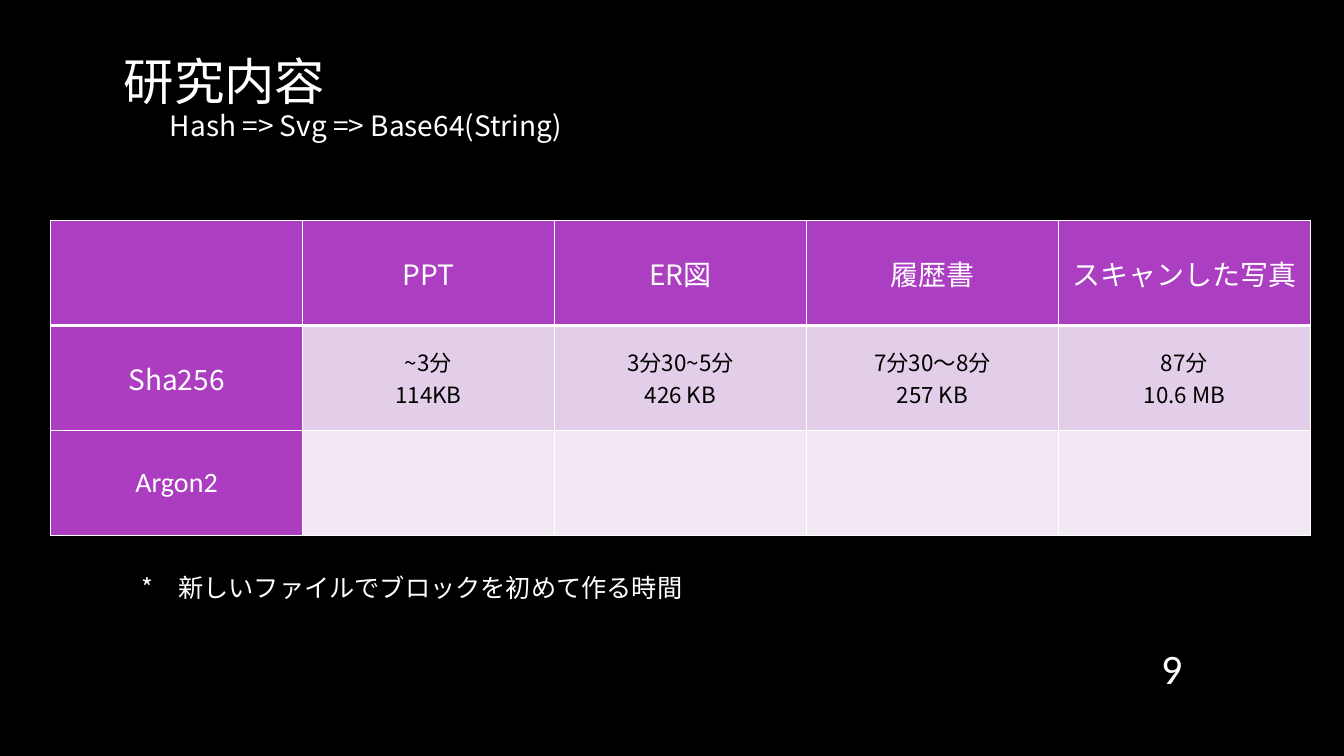
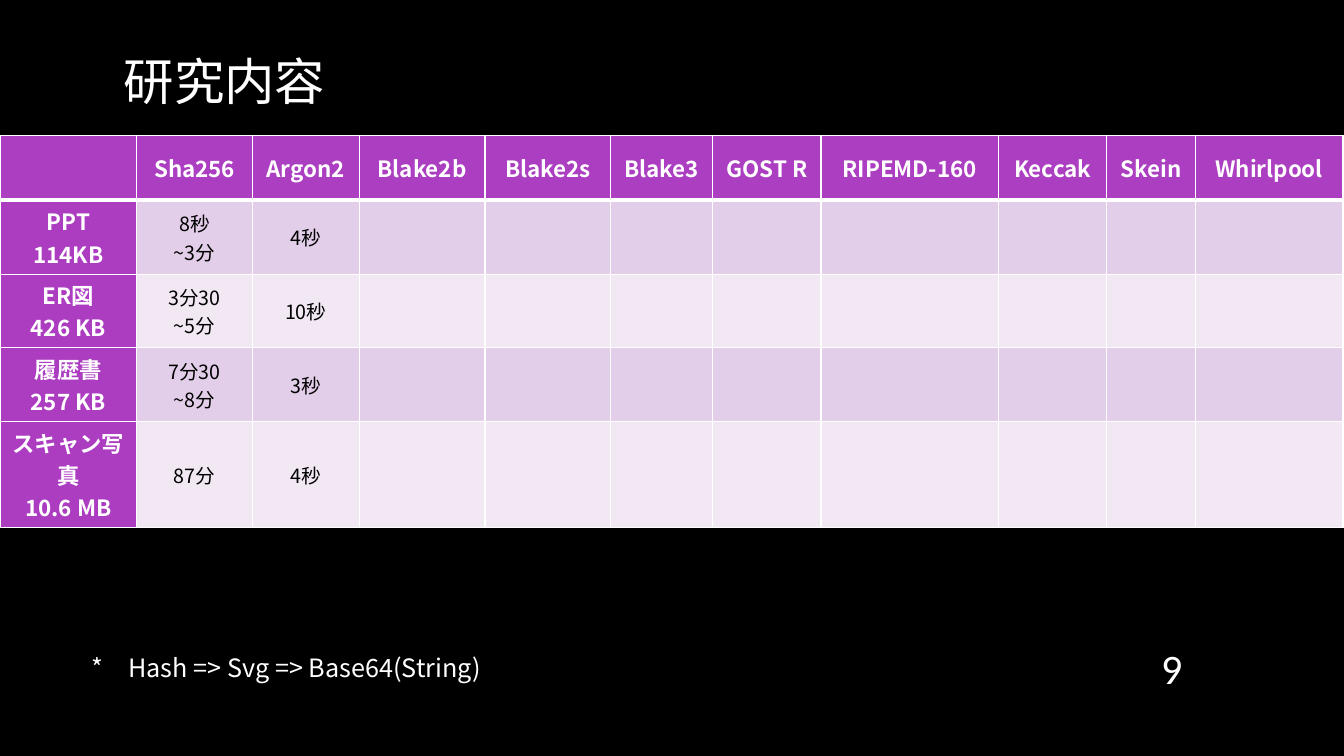
Before and after one commit to cyrusmanosa/Ecc-Year-3, a slide deck: slide 9 of Y3-Sem2/ITゼミ演習II/2024年度_12月報告会_Sk3a04_文家俊.pptx. Drawn at 1344x756 pixels with LibreOffice and Linux fonts; fonts in the diff are those of the drawing; background and template pictures are left out. Boxes give left, top, right and bottom in pixels: in the first picture for what was removed or moved away, otherwise in the second. Text is boxed around its words. In the diff, an @@ line names an element or a change of style, - is before the commit and + after.

```diff
--- a/Y3-Sem2/ITゼミ演習II/2024年度_12月報告会_Sk3a04_文家俊.pptx
+++ b/Y3-Sem2/ITゼミ演習II/2024年度_12月報告会_Sk3a04_文家俊.pptx
@@ table at <box>0,135,1344,521</box> @@
- | PPT | ER図 | 履歴書 | スキャンした写真
-Sha256 | ~3分 / 114KB | 3分30~5分 / 426 KB | 7分30〜8分 / 257 KB | 87分 / 10.6 MB
-Argon2 |  |  |  | 
+ | Sha256 | Argon2 | Blake2b | Blake2s | Blake3 | GOST R | RIPEMD-160 | Keccak | Skein | Whirlpool
+PPT / 114KB | 8秒 ~3分 | 4秒 |  |  |  |  |  |  |  | 
+ER図 / 426 KB | 3分30 ~5分 | 10秒 |  |  |  |  |  |  |  | 
+履歴書 / 257 KB | 7分30 ~8分 | 3秒 |  |  |  |  |  |  |  | 
+スキャン写真 / 10.6 MB | 87分 | 4秒 |  |  |  |  |  |  |  | 
@@ table: place and size @@
-table at <box>50,221,1311,536</box>
+table at <box>0,135,1344,521</box>
@@ text removed at <box>178,575,682,599</box> @@
-* 新しいファイルでブロックを初めて作る時間
@@ text at <box>128,656,481,683</box>: text changed; size 20 to 18 pt @@
-Hash => Svg => Base64(String)
+* Hash => Svg => Base64(String)
```
Also in this commit, not shown: 1 other slide changed, 10 other files.
